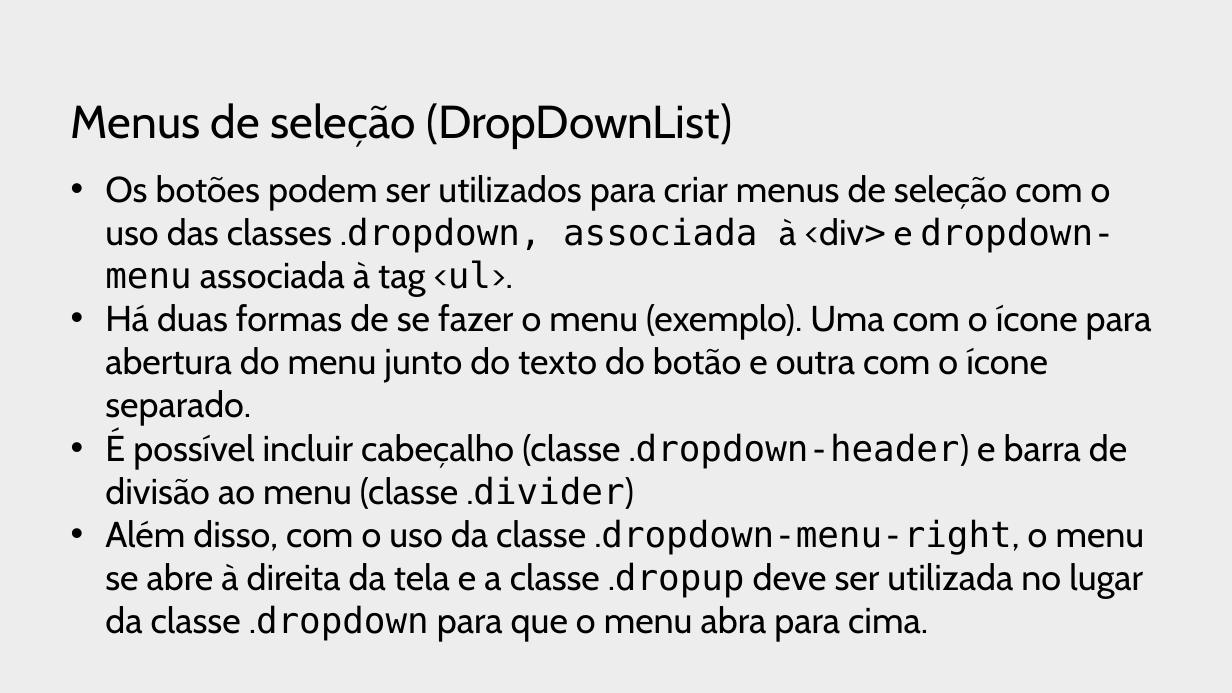
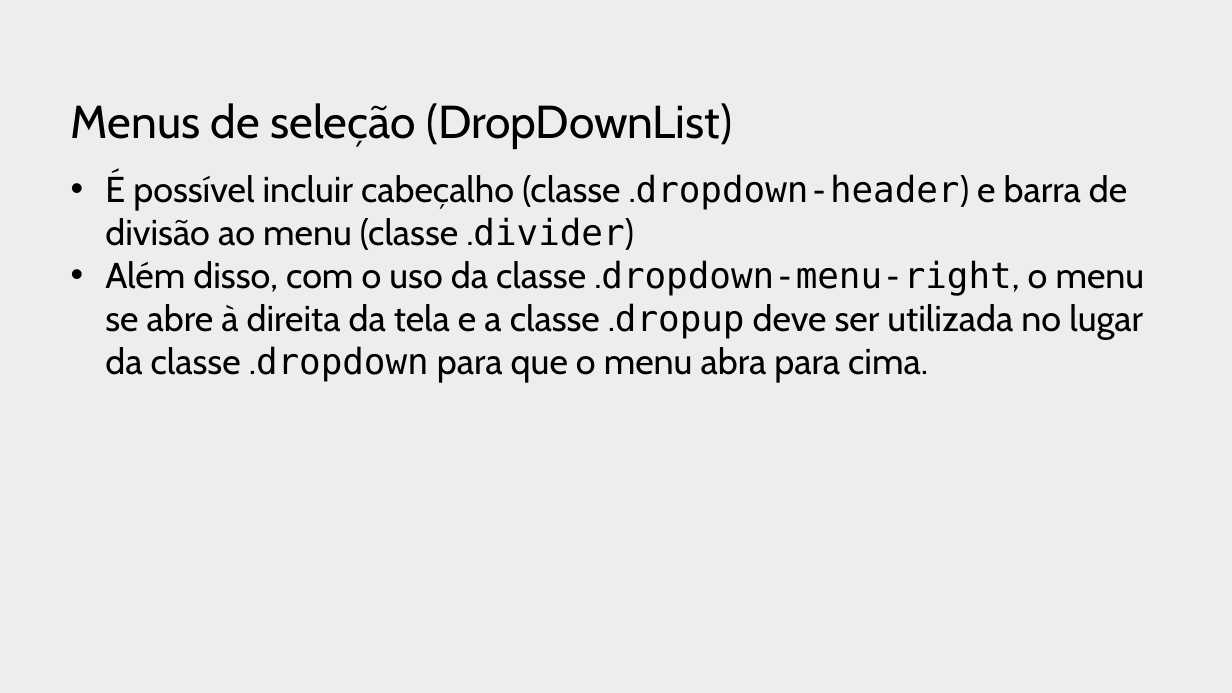
Before and after one commit to profJulioMomente/LTP2_3SI, a slide deck: slide 28 of 2018/2018.05.08-TheFoundations-BootStrap.pptx (slide 27 before the commit). Drawn at 1232x693 pixels with LibreOffice and Linux fonts; fonts in the diff are those of the drawing; background and template pictures are left out. Boxes give left, top, right and bottom in pixels: in the first picture for what was removed or moved away, otherwise in the second. Text is boxed around its words. In the diff, an @@ line names an element or a change of style, - is before the commit and + after.

```diff
--- a/2018/2018.05.08-TheFoundations-BootStrap.pptx
+++ b/2018/2018.05.08-TheFoundations-BootStrap.pptx
@@ text at [105, 175, 1152, 426]: paragraphs removed @@
-• Os botões podem ser utilizados para criar menus de seleção com o uso das classes .dropdown, associada à <div> e dropdown-menu associada à tag <ul>.
-• Há duas formas de se fazer o menu (exemplo). Uma com o ícone para abertura do menu junto do texto do botão e outra com o ícone separado.
```
Also in this commit, not shown: 8 other slides changed, 2 slides added, 1 slide removed, 11 other files.
